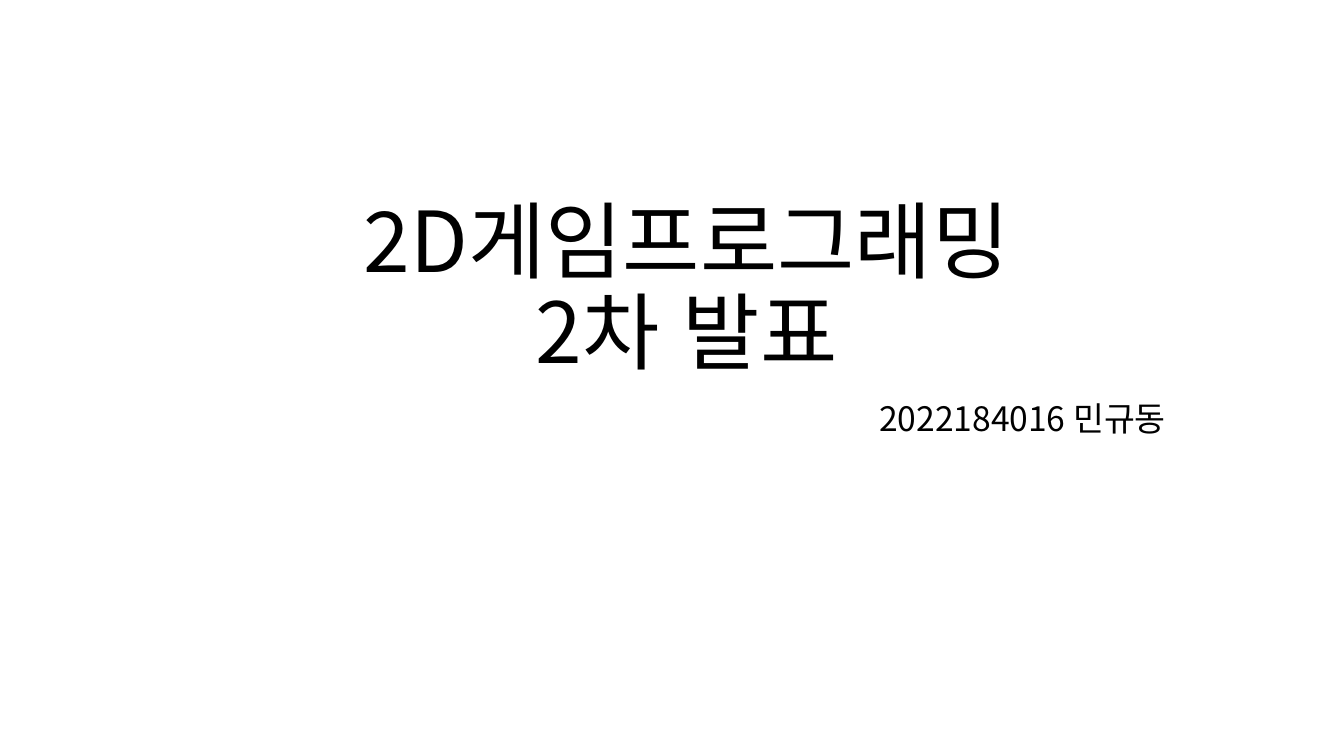
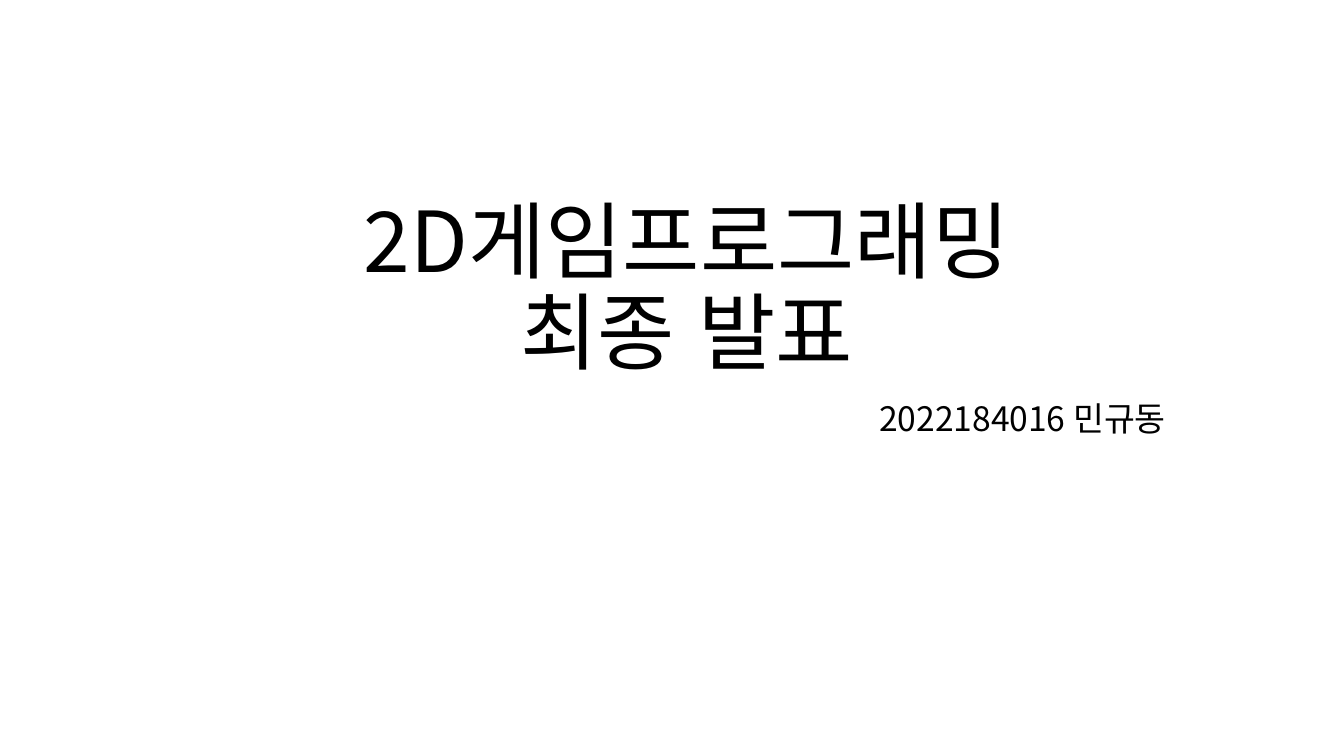
Before and after one commit to ToughGuyClub/Quagsire_revenge, a slide deck: slide 1 of 2D게임프로그래밍 2차 발표.pptx. Drawn at 1344x756 pixels with LibreOffice and Linux fonts; fonts in the diff are those of the drawing. Boxes give left, top, right and bottom in pixels: in the first picture for what was removed or moved away, otherwise in the second. Text is boxed around its words. In the diff, an @@ line names an element or a change of style, - is before the commit and + after.

```diff
--- a/2D게임프로그래밍 2차 발표.pptx
+++ b/2D게임프로그래밍 2차 발표.pptx
@@ title at box(364, 202, 1009, 370): text changed @@
-2D게임프로그래밍
-2차 발표
+2D게임프로그래밍
+최종 발표
```
Also in this commit, not shown: 1 other slide changed, 7 other files.
